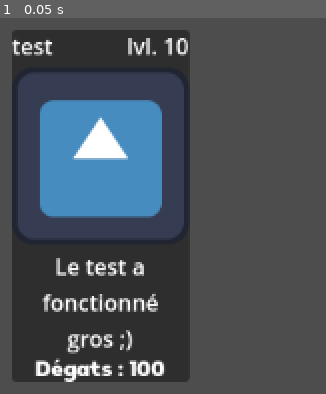
Above: before the commit, frame 1.
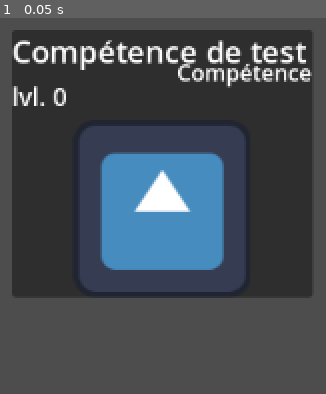
Above: after the commit, the same moment.

Repository: Bebel9445/audit_inc
Game: Godot game, scene res://Scenes/test.tscn
The game is run twice, just before and just after one commit, with the same random seed, the same clock (stepped at 60 frames per second) and the same inputs. This scene is started directly instead of the project's main scene. The engine's default icon, where the game draws it, is replaced by a stand-in: a white triangle on a blue panel in a dark square.
Inputs:
- Up to frame 1 (0.05 s): no input

The runs differ from the first frame. In frame 1, 60% of the frame differs, in the area x 3-96%, y 3-97%.

Commit message:
Ajout des cartes de compétences avec une classe pour les gérer

Diff:
--- /dev/null
+++ b/Scripts/cartesCompetence.gd
@@ -0,0 +1,63 @@
+extends MarginContainer
+class_name ObjetCarteCompetence
+
+var labelNiveau: Label
+
+ # Pour créer une carte sur l'écran
+func _init(nom: String, niveau: int, image: Texture2D):
+	name = nom
+	size_flags_horizontal = Control.SIZE_SHRINK_CENTER
+	size_flags_vertical = Control.SIZE_SHRINK_CENTER
+	add_theme_constant_override("margin_left", 10)
+	add_theme_constant_override("margin_top", 10)
+	add_theme_constant_override("margin_right", 10)
+	add_theme_constant_override("margin_bottom", 10)
+
+	var panel := Panel.new()
+	panel.size_flags_horizontal = Control.SIZE_EXPAND_FILL
+	panel.size_flags_vertical = Control.SIZE_EXPAND_FILL
+	add_child(panel)
+
+	var vbox := VBoxContainer.new()
+	vbox.size_flags_horizontal = Control.SIZE_EXPAND_FILL
+	vbox.size_flags_vertical = Control.SIZE_EXPAND_FILL
+	add_child(vbox)
+
+	var hbox := HBoxContainer.new()
+	hbox.size_flags_horizontal = Control.SIZE_EXPAND_FILL
+	hbox.size_flags_vertical = Control.SIZE_FILL
+	vbox.add_child(hbox)
+
+	# --- Labels affichés en haut ---
+
+	var vbox_gauche := VBoxContainer.new()
+	vbox_gauche.size_flags_horizontal = Control.SIZE_EXPAND_FILL
+	hbox.add_child(vbox_gauche)
+
+	var labelNom := Label.new()
+	labelNom.text = "Compétence de " + nom
+	labelNom.size_flags_horizontal = Control.SIZE_EXPAND_FILL
+	labelNom.horizontal_alignment = HORIZONTAL_ALIGNMENT_LEFT
+	labelNom.add_theme_font_size_override("font_size", 22)
+	vbox_gauche.add_child(labelNom)
+
+	labelNiveau = Label.new()
+	labelNiveau.text = "lvl. " + str(niveau)
+	labelNiveau.size_flags_horizontal = Control.SIZE_EXPAND_FILL
+	labelNiveau.horizontal_alignment = HORIZONTAL_ALIGNMENT_LEFT
+	labelNiveau.add_theme_font_size_override("font_size", 18)
+	vbox_gauche.add_child(labelNiveau)
+
+	var label := Label.new()
+	label.text = "Compétence"
+	label.autowrap_mode = TextServer.AUTOWRAP_WORD
+	label.size_flags_horizontal = Control.SIZE_EXPAND_FILL
+	label.horizontal_alignment = HORIZONTAL_ALIGNMENT_RIGHT
+	hbox.add_child(label)
+
+	var texture_rect := TextureRect.new()
+	texture_rect.texture = image
+	texture_rect.stretch_mode = TextureRect.STRETCH_KEEP_ASPECT_CENTERED
+	texture_rect.size_flags_horizontal = Control.SIZE_EXPAND_FILL
+	texture_rect.size_flags_vertical = Control.SIZE_EXPAND_FILL
+	vbox.add_child(texture_rect)
--- /dev/null
+++ b/Scripts/classeCartesCompetence.gd
@@ -0,0 +1,25 @@
+class_name CarteDeCompetence
+extends RefCounted # permet de créer des objets “légers” non liés à une scène (Node).
+# En gros c'est pour pas avoir à mettre de extend (je crois)
+
+# --- Attributs ---
+var _carte: ObjetCarteCompetence
+var _niveau_carte: int
+var _competence: String
+
+# --- Constructeur ---
+func _init(carte_instance: ObjetCarteCompetence, niveau: int, comptence: String):
+	_carte = carte_instance
+	_competence = comptence
+	self.setNiveau(niveau)
+
+# --- Méthodes ---
+func getCompetence() -> String:
+	return _competence
+
+func getNiveau() -> int:
+	return _niveau_carte
+
+func setNiveau(niveau: int):
+	_niveau_carte = niveau
+	_carte.labelNiveau.text = "lvl. " + str(_niveau_carte)
--- a/Scripts/testScene.gd
+++ b/Scripts/testScene.gd
@@ -3,8 +3,11 @@
 
 func _ready():
 	var img = load("res://icon.svg")
-	var carte = ObjetCarteCombat.new("test", 0, "Le test a fonctionné gros ;)", 0, img)
-	add_child(carte)
+	#var carte = ObjetCarteCombat.new("test", 0, "Le test a fonctionné gros ;)", 0, img)
+	#add_child(carte)
+	#
+	#var info = CarteDeCombat.new(carte, 3, 10, 10)
+	#print(info.getNiveau())
 
-	var info = CarteDeCombat.new(carte, 3, 10, 10)
-	print(info.getNiveau())
+	var carteCompetence = ObjetCarteCompetence.new("test", 0, img)
+	add_child(carteCompetence)
Not shown, added: Scripts/cartesCompetence.gd.uid
Not shown, added: Scripts/classeCartesCompetence.gd.uid
